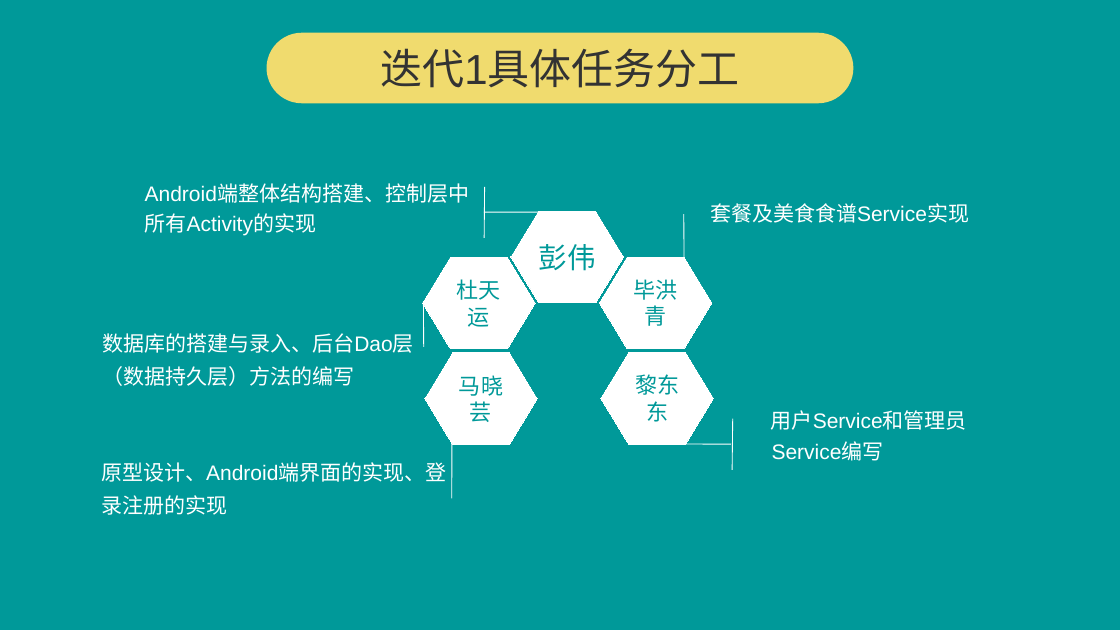
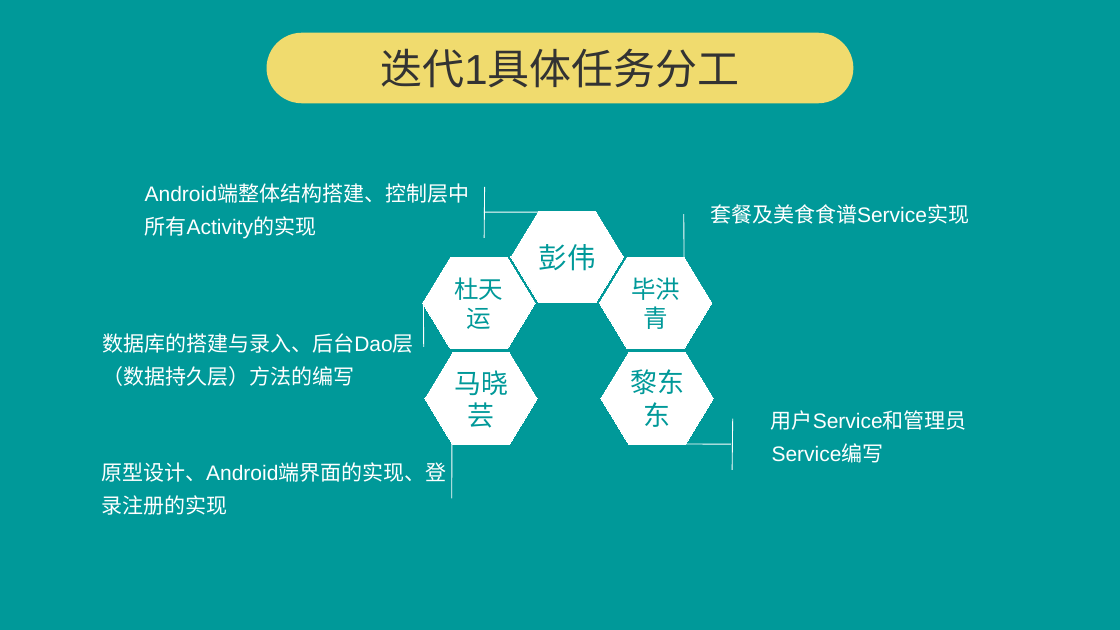
Before and after one commit to pwalan/Food_of_World, a slide deck: slide 6 of 文档/美食天下设计.pptx. Drawn at 1120x630 pixels with LibreOffice and Linux fonts; fonts in the diff are those of the drawing; background and template pictures are left out. Boxes give left, top, right and bottom in pixels: in the first picture for what was removed or moved away, otherwise in the second. Text is boxed around its words. In the diff, an @@ line names an element or a change of style, - is before the commit and + after.

```diff
--- a/文档/美食天下设计.pptx
+++ b/文档/美食天下设计.pptx
@@ text "Android端整体结构搭建、控制层中所有Activity的实现" at [145,185,469,239]: line spacing 1.2 to 1.3 @@
@@ hexagon "杜天运" at [423,257,535,349]: size 18.9 to 21 pt @@
@@ hexagon "毕洪青" at [600,257,712,349]: size 18.9 to 21 pt @@
@@ hexagon "马晓芸" at [425,353,538,444]: size 18.9 to 23.1 pt @@
@@ hexagon "黎东东" at [601,353,713,444]: size 18.9 to 23.1 pt @@
@@ text "用户Service和管理员Service编写" at [771,410,967,430]: line spacing 1.2 to 1.3 @@
```
Also in this commit, not shown: 3 other slides changed, 2 other files.
